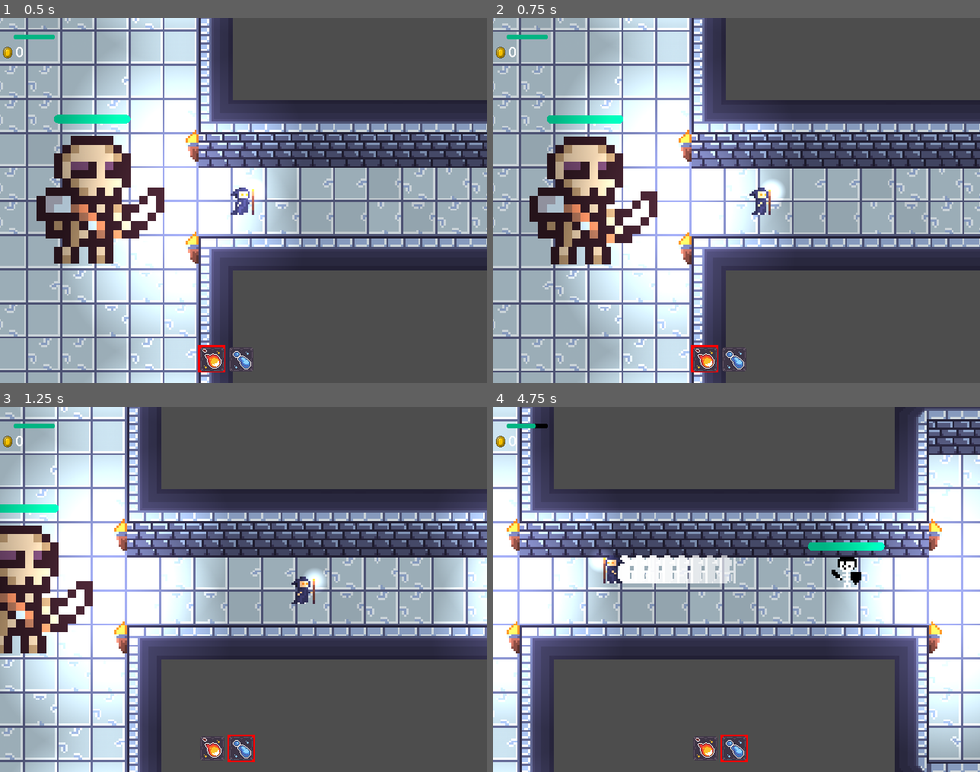
Above: before the commit, frames 1-4 (two rows, left to right).
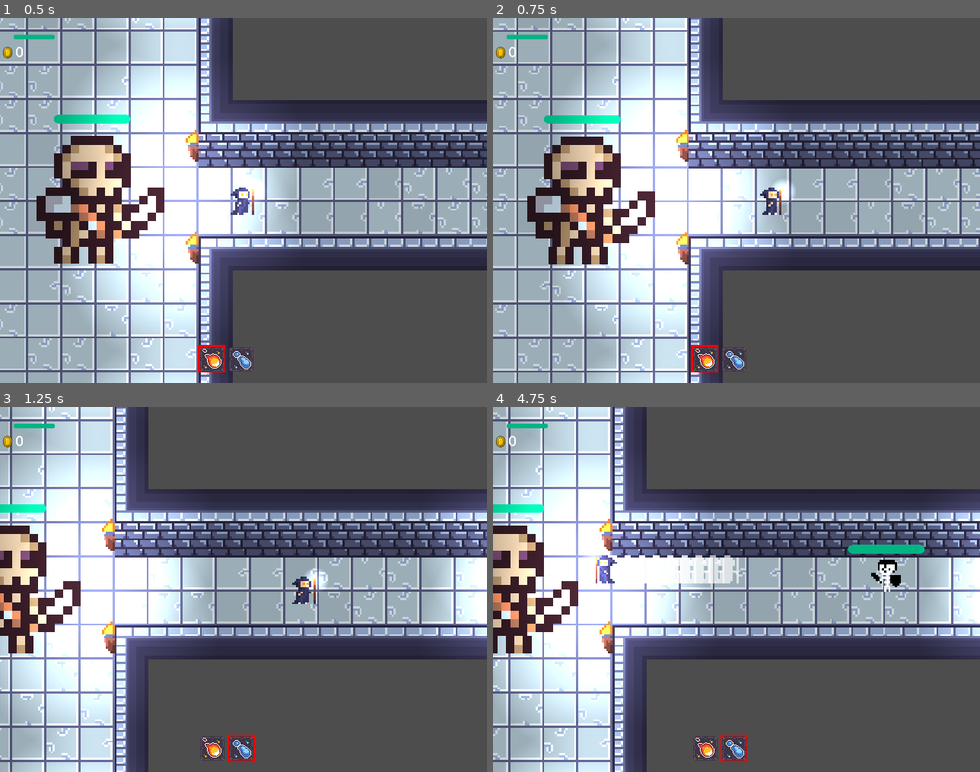
Above: after the commit, the same moments.

Repository: always-hehe-devs/top-down-game
Game: Godot game, scene res://World.tscn
Same seed, same stepped clock (60 frames per second), same inputs: the game is played once before the commit and once after it.
Inputs (mouse positions are in pixels of both pictures, inside the frame that each line leads up to):
- Up to frame 1 (0.5 s): no input
- Up to frame 2 (0.75 s): tap Enter at 0.5 s; move the mouse to (843, 182) at 0.52 s; hold D (right) from 0.53 s (still down); tap Q (attack_1) at 0.6 s
- Up to frame 3 (1.25 s): keep holding D (right); tap E (attack_2) at 0.8 s
- Up to frame 4 (4.75 s): move the mouse to (639, 607) at 1.27 s; release D (right) at 1.28 s; hold S (down) 1.28-2.03 s; tap E (attack_2) at 1.35, 3.8, 4.35 s; tap Space (dash) at 1.55, 4.55 s; move the mouse to (785, 509) at 2.02 s; hold D (right) 2.03-2.78 s; hold Space (dash) 2.03-2.78 s; click (785, 509) at 2.3 s; move the mouse to (712, 662) at 2.77 s; hold W (up) 2.78-3.53 s; click (712, 662) at 2.85 s; tap Q (attack_1) at 3.05, 3.6 s; move the mouse to (882, 644) at 3.52 s; hold A (left) from 3.53 s (still down); move the mouse to (590, 534) at 4.27 s

Frame 1 is identical in both runs. In frame 2, 16% of the frame differs, in the area x 0-100%, y 0-100%; in frame 3, 22%; in frame 4, 55%.

Commit message:
Added acceleatrion and deacceleration to player

Diff:
--- a/Dash.gd
+++ b/Dash.gd
@@ -18,8 +18,9 @@
 		instance_dash_ghost()
 
 func start_dash():
-	timer.start()
-	instance_dash_ghost()
+	if not is_dashing():
+		timer.start()
+		instance_dash_ghost()
 
 func instance_dash_ghost():
 	var dash_ghost = dash_ghost_scene.instantiate()
--- a/Player.gd
+++ b/Player.gd
@@ -2,70 +2,93 @@
 
 class_name Player
 
+@export var acc_curve:Curve
+@export var deacc_curve:Curve
+@onready var animation = $AnimatedSprite2D
+@onready var dash = $Dash
+@onready var hurtbox = $HurtBox
+
+const FireballScene: PackedScene = preload("res://Fireball.tscn")
+
 var normal_speed = 100
 var health = 100
 var money = 0
-@export var curve:Curve
-@onready var animation = $AnimatedSprite2D
-@onready var dash = $Dash
-
-const FireballScene: PackedScene = preload("res://Fireball.tscn")
-const WaterballScene: PackedScene = preload("res://Waterball.tscn")
-
-@onready var hurtbox = $HurtBox
-
-var current_attack = "attack_1"
 var mouse_dir
 var input_dir = Vector2(0,0)
-var time = 0
-var max_time = 2
+var acc_time = 0
+var deacc_time = 0
+var max_acc_time = 2
+var max_deacc_time = 1
+var speed = 0
 
-func _ready():
-	animation.play("Idle")
+enum STATE {IDLE,RUNNING,ATTACKING,DASHING}
+var current_state = STATE.IDLE
 
-func _physics_process(_delta):
-	mouse_dir = get_global_mouse_position() - position;
+func _physics_process(delta):
+	match current_state:
+		STATE.IDLE:
+			animation.play("Idle")
+			handle_input()
+		STATE.RUNNING:
+			speed = normal_speed
+			animation.play("Run")
+			set_collision_mask_value(3,true)
+			handle_input()
+		STATE.DASHING:
+			speed = dash.speed
+			set_collision_mask_value(3,false)
+			hurtbox.set_disabled(true)
+			if not dash.is_dashing():
+				if is_moving():
+					current_state = STATE.RUNNING
+				else:
+					current_state = STATE.IDLE
+			dash.start_dash()
+		STATE.ATTACKING:
+			shoot(FireballScene)
+			handle_input()
 
-	var speed = 0
-	if dash.is_dashing():
-		speed = dash.speed
-		set_collision_mask_value(3,false)
-		hurtbox.set_disabled(true)
+	handle_movement(delta)
+	handle_mouse()
+	handle_sprite_flip()
+
+func handle_movement(delta):
+	if not is_moving() and velocity != Vector2(0,0):
+		var deacc_time = deacc_time +delta
+		velocity = velocity * deacc_curve.sample(deacc_time/max_deacc_time)
 	else:
-		time +=_delta
-		var new_speed = normal_speed * curve.sample(time/max_time)
-		speed = new_speed
-		set_collision_mask_value(3,true)
-		hurtbox.set_disabled(false)
+		velocity = input_dir * speed
+	move_and_slide()
 
+func is_moving():
+	return input_dir != Vector2(0,0)
+
+func handle_input():
+	var new_input_dir = Input.get_vector("left", "right", "up", "down")
+	input_dir = new_input_dir
+
+	if not is_moving():
+		acc_time = 0
+		current_state = STATE.IDLE
+	else:
+		deacc_time = 0
+		current_state = STATE.RUNNING
+
+func handle_sprite_flip():
 	if mouse_dir.x < 0:
 		animation.scale.x = -1
 	elif mouse_dir.x > 0:
 		animation.scale.x = 1
 
-	if input_dir != Vector2(0,0):
-		animation.play("Run")
-	else:
-		animation.play("Idle")
-
-	velocity = input_dir * speed
-
-	move_and_slide()
+func handle_mouse():
+	mouse_dir = get_global_mouse_position() - position
 
 func _input(event):
-	var new_input_dir = Input.get_vector("left", "right", "up", "down")
-	if input_dir == Vector2(0,0):
-		time = 0
-	input_dir = new_input_dir
 	if event.is_action_pressed("left_click"):
-		match current_attack:
-			"attack_1":
-				shoot(FireballScene)
-			"attack_2":
-				shoot(WaterballScene)
+		current_state = STATE.ATTACKING
 	if event.is_action_pressed("dash"):
+		current_state = STATE.DASHING
 		dash.start_dash()
-
 
 func shoot(projectile: PackedScene) -> void:
 	var bullet = projectile.instantiate()
@@ -77,9 +100,6 @@
 	health -= damage
 	Events.player_attacked.emit(health)
 
-func _on_hud_changed_attack(attack):
-	current_attack = attack
-
 func increase_money(amount):
 	money +=amount
 	Events.set_total_money.emit(money)
--- a/Player.tscn
+++ b/Player.tscn
@@ -9,8 +9,12 @@
 [ext_resource type="Script" path="res://HurtBox.gd" id="6_2vibx"]
 [ext_resource type="PackedScene" uid="uid://cvkplqy8kva2r" path="res://Dash.tscn" id="8_r5ygi"]
 
-[sub_resource type="Curve" id="Curve_qi4d0"]
-_data = [Vector2(0, 0), 0.0, 11.5116, 0, 1, Vector2(0.0868687, 1), 11.5116, 0.0, 1, 0]
+[sub_resource type="Curve" id="Curve_2vh6o"]
+_data = [Vector2(0, 0), 0.0, 6.875, 0, 1, Vector2(0.145455, 1), 6.875, 0.0, 1, 0]
+point_count = 2
+
+[sub_resource type="Curve" id="Curve_k7wfs"]
+_data = [Vector2(0, 1), 0.0, -11.0, 0, 1, Vector2(0.0909091, 0), -11.0, 0.0, 1, 0]
 point_count = 2
 
 [sub_resource type="CapsuleShape2D" id="CapsuleShape2D_erpam"]
@@ -50,7 +54,8 @@
 collision_layer = 2
 collision_mask = 7
 script = ExtResource("1_p347t")
-curve = SubResource("Curve_qi4d0")
+acc_curve = SubResource("Curve_2vh6o")
+deacc_curve = SubResource("Curve_k7wfs")
 
 [node name="CollisionShape2D" type="CollisionShape2D" parent="."]
 shape = SubResource("CapsuleShape2D_erpam")
@@ -60,7 +65,7 @@
 texture_filter = 1
 sprite_frames = SubResource("SpriteFrames_32wwg")
 animation = &"Run"
-frame_progress = 0.469875
+frame_progress = 0.862306
 
 [node name="PointLight2D" type="PointLight2D" parent="AnimatedSprite2D"]
 position = Vector2(5, -5)
Not shown: 1 places in Player.tscn that only renumber resources
